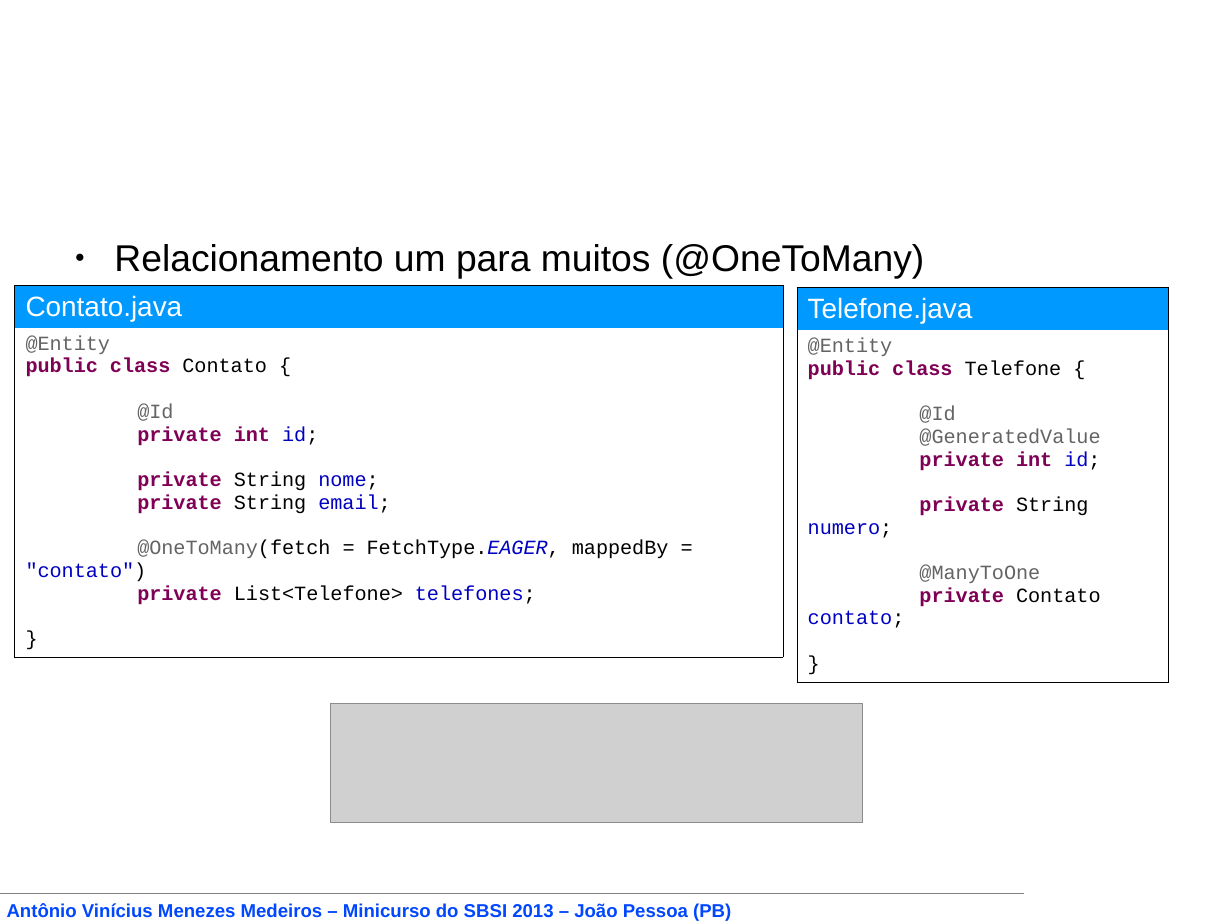
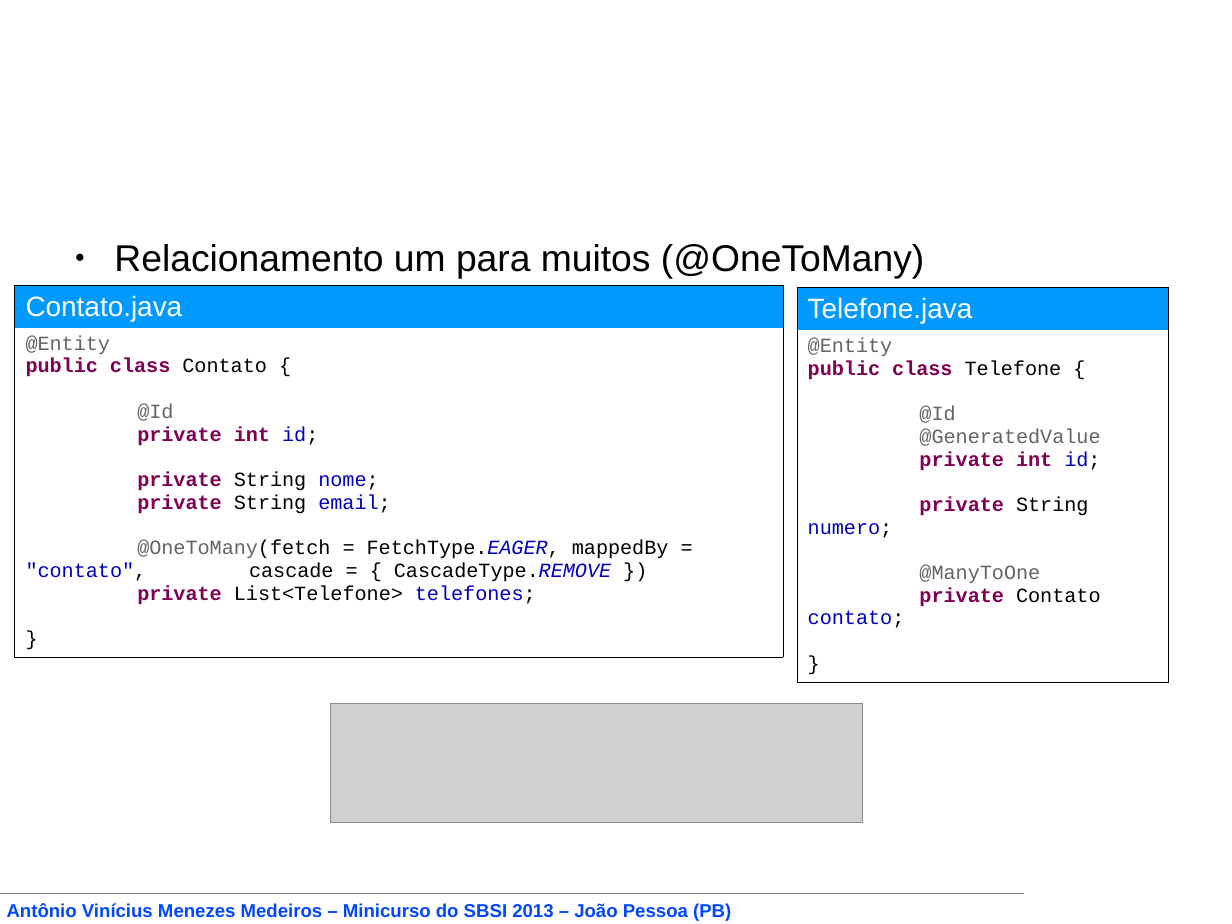
Before and after one commit to vinyanalista/javaee6tutorial, a slide deck: slide 66 of apresentacao/Desenvolvimento de Aplicações Corporativas com a Plataforma Java EE 6.odp (slide 65 before the commit). Drawn at 1232x924 pixels with LibreOffice and Linux fonts; fonts in the diff are those of the drawing; grey boxes stand for pictures; background and template pictures are left out. Boxes give left, top, right and bottom in pixels: in the first picture for what was removed or moved away, otherwise in the second. Text is boxed around its words. In the diff, an @@ line names an element or a change of style, - is before the commit and + after.

```diff
--- a/apresentacao/Desenvolvimento de Aplicações Corporativas com a Plataforma Java EE 6.odp
+++ b/apresentacao/Desenvolvimento de Aplicações Corporativas com a Plataforma Java EE 6.odp
@@ table at (x1=15, y1=285, x2=784, y2=648) @@
@@ row 2, column 1: "@Entity / public class Contato { / @Id / private int id; / private String nome; / private String email; / @OneToMany(fetch = FetchType.EAGER, mappedBy = "contato") / private List<Telefone> telefones; / }" to "@Entity / public class Contato { / @Id / private int id; / private String nome; / private String email; / @OneToMany(fetch = FetchType.EAGER, mappedBy = "contato", cascade = { CascadeType.REMOVE }) / private List<Telefone> telefones; / }" @@
```
Also in this commit, not shown: 18 other slides changed, 28 slides added, 1 slide removed, 58 other files.
